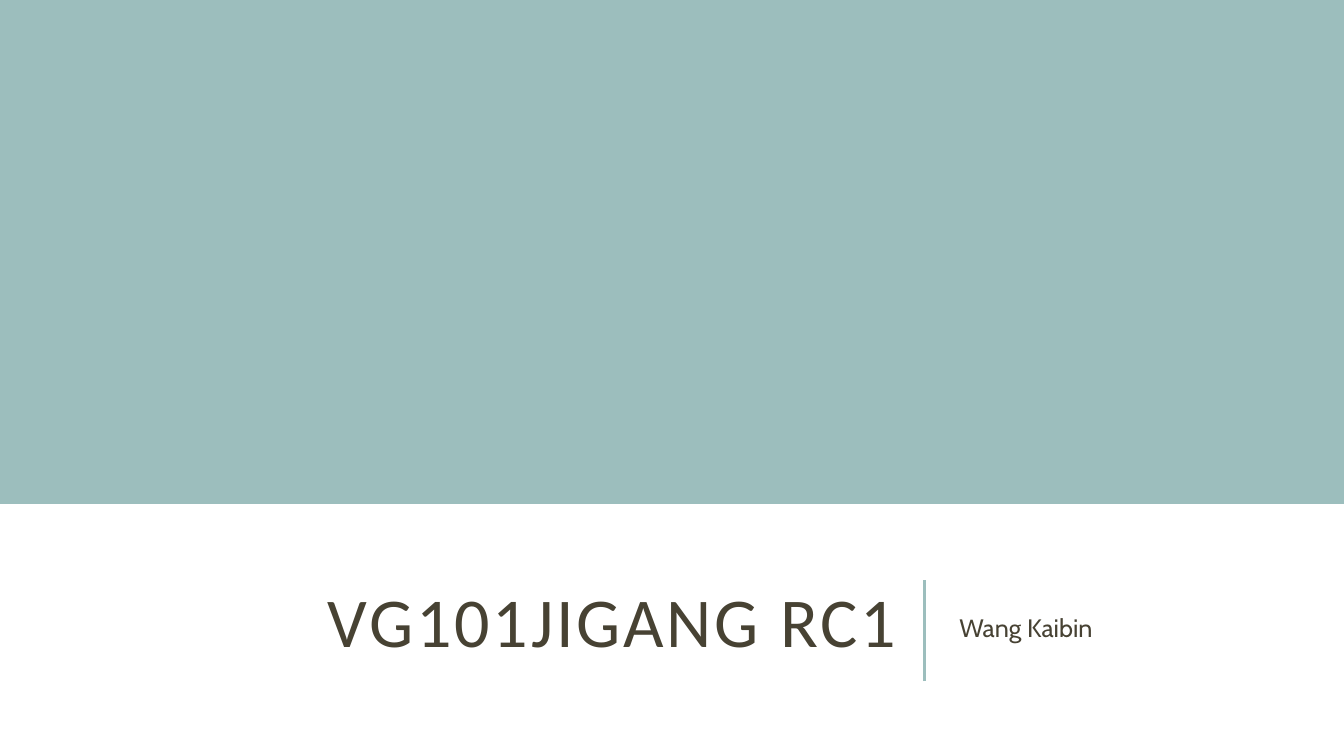
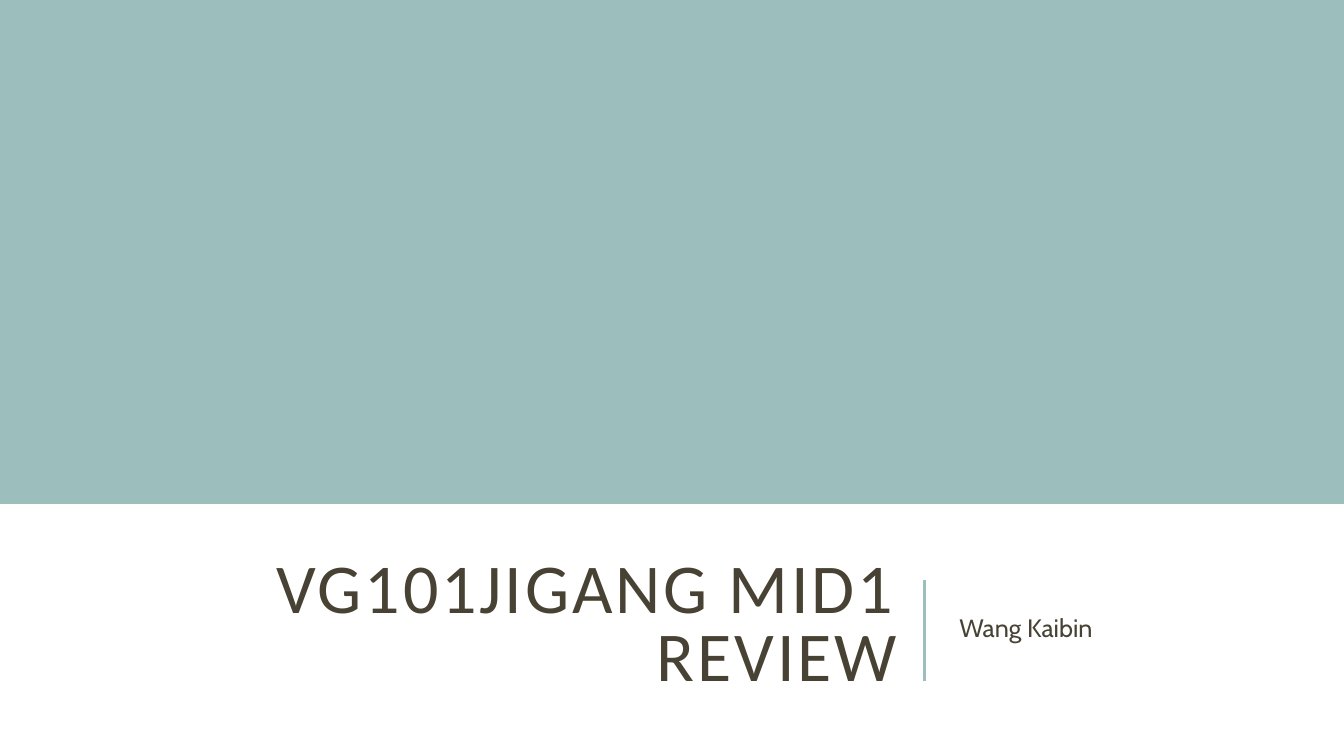
Before and after one commit to kevin-wang-2/Jigang-VG101-RC-for-Matlab, a slide deck: slide 1 of Big RC/VG101Jigang Mid1 WKB.pptx. Drawn at 1344x756 pixels with LibreOffice and Linux fonts; fonts in the diff are those of the drawing. Boxes give left, top, right and bottom in pixels: in the first picture for what was removed or moved away, otherwise in the second. Text is boxed around its words. In the diff, an @@ line names an element or a change of style, - is before the commit and + after.

```diff
--- a/Big RC/VG101Jigang Mid1 WKB.pptx
+++ b/Big RC/VG101Jigang Mid1 WKB.pptx
@@ title at (x1=276, y1=567, x2=897, y2=681): text changed @@
-VG101JIGANG RC1
+VG101JIGANG MID1 REVIEW
```
Also in this commit, not shown: 3 other slides changed, 12 slides added, 18 slides removed.
